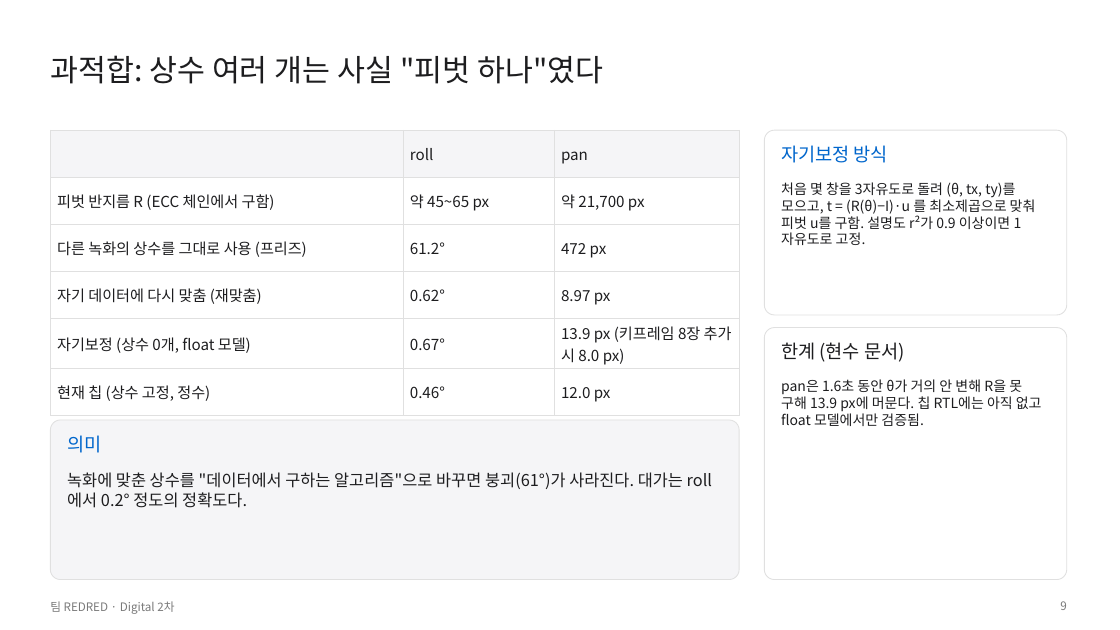
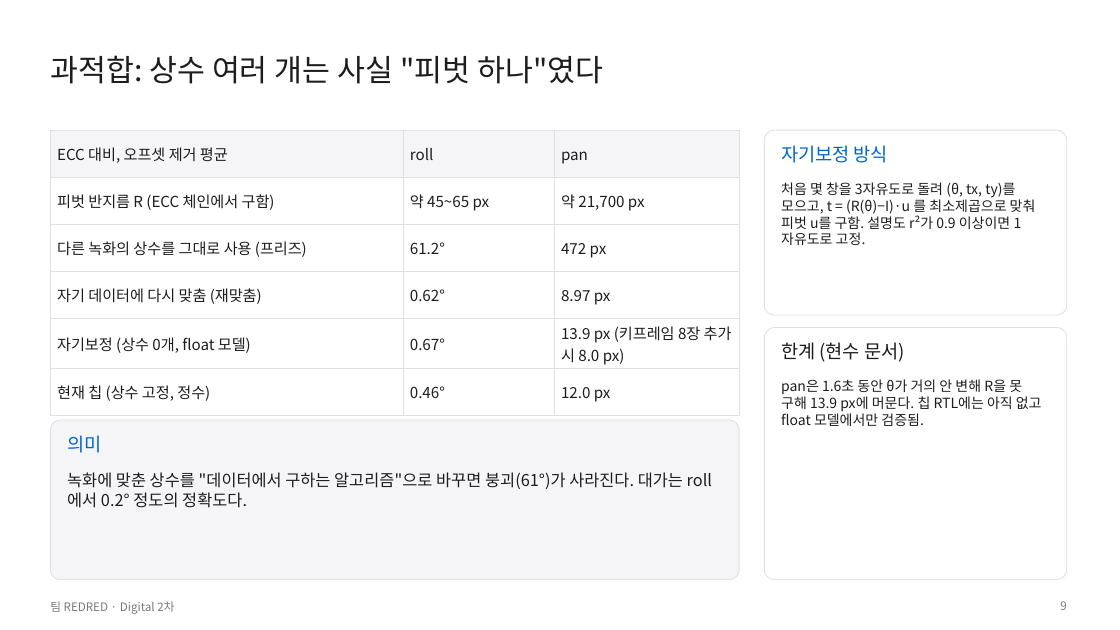
Before and after one commit to GangHeeJo/AI-SEMI, a slide deck: slide 9 of submission/REDRED_2차_발표자료_칩S.pptx. Drawn at 1120x630 pixels with LibreOffice and Linux fonts; fonts in the diff are those of the drawing. Boxes give left, top, right and bottom in pixels: in the first picture for what was removed or moved away, otherwise in the second. Text is boxed around its words. In the diff, an @@ line names an element or a change of style, - is before the commit and + after.

```diff
--- a/submission/REDRED_2차_발표자료_칩S.pptx
+++ b/submission/REDRED_2차_발표자료_칩S.pptx
@@ table at <box>50,130,739,406</box> @@
-row 1, column 1: 
+row 1, column 1: ECC 대비, 오프셋 제거 평균
```
Also in this commit, not shown: 5 other files.
